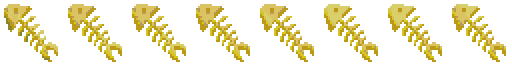
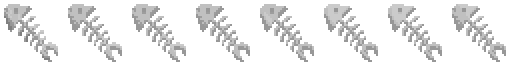
Two versions of the same layered image (w=512, h=64). Layer-by-layer changes:
painted on "Paint Layer 3" over (x1=4, y1=4, x2=506, y2=62)
painted on "Paint Layer 2" over (x1=4, y1=4, x2=506, y2=62)
painted on "Fish Clones" over (x1=68, y1=4, x2=506, y2=62)
